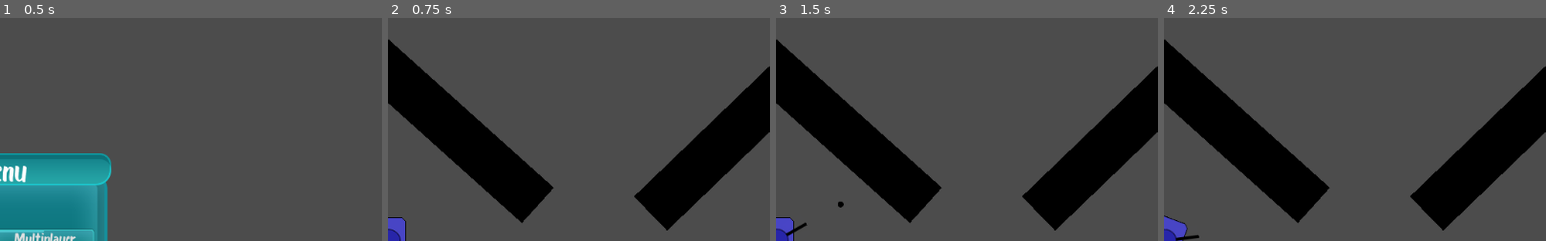
Above: before the commit, frames 1-4 (left to right).
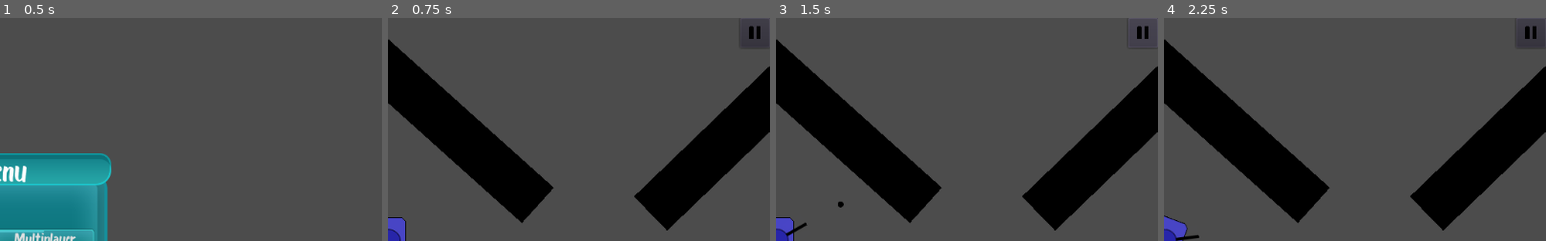
Above: after the commit, the same moments.

Repository: mm-102/godot_tanks
Game: Godot game, scene res://Main.tscn
Two runs of this game, one before a commit and one after it. Both use one fixed random seed, a clock stepped at 60 frames per second and the inputs below.
Inputs (mouse positions are % of the whole screen's width and height, from its top left):
- Up to frame 1 (0.5 s): no input
- Up to frame 2 (0.75 s): click "Single" at 0.5 s
- Up to frame 3 (1.5 s): click (98, 3) at 1.27 s
- Up to frame 4 (2.25 s): move the mouse to (72, 45) at 2.02 s; hold D (p_right) from 2.03 s (still down); tap 1 (p_bullet) at 2.1 s
The pictures show only the part of the screen within x 50-100%, y 0-50%; the shares and areas given below are measured in that part.

Frame 1 is identical in both runs. In frame 2, 0.2% of the frame differs, in the area x 92-100%, y 3-13%; in frame 3, 0.1%; in frame 4, 0.2%.

Commit message:
Add Pause Button

Diff:
--- a/Main.tscn
+++ b/Main.tscn
@@ -13,7 +13,3 @@
 visible = false
 
 [node name="GUI" parent="Player_Gui_Layer" instance=ExtResource( 3 )]
-anchor_top = 1.0
-anchor_bottom = 1.0
-margin_top = -40.0
-margin_bottom = 0.0
--- a/Player/Player_GUI/GUI.gd
+++ b/Player/Player_GUI/GUI.gd
@@ -6,14 +6,14 @@
 const base_color = "ffffff"
 
 onready var Numbers = {
-	Ammunition.TYPES.ROCKET : $"HBoxContainer/RocketCounter/Background/Number",
-	Ammunition.TYPES.FRAG_BOMB : $"HBoxContainer/FragBombCounter/Background/Number"
+	Ammunition.TYPES.ROCKET : $"Ammunition/RocketCounter/Background/Number",
+	Ammunition.TYPES.FRAG_BOMB : $"Ammunition/FragBombCounter/Background/Number"
 }
 
 onready var Backgrounds = {
-	Ammunition.TYPES.BULLET : $"HBoxContainer/BulletCounter/Background",
-	Ammunition.TYPES.ROCKET : $"HBoxContainer/RocketCounter/Background",
-	Ammunition.TYPES.FRAG_BOMB : $"HBoxContainer/FragBombCounter/Background"
+	Ammunition.TYPES.BULLET : $"Ammunition/BulletCounter/Background",
+	Ammunition.TYPES.ROCKET : $"Ammunition/RocketCounter/Background",
+	Ammunition.TYPES.FRAG_BOMB : $"Ammunition/FragBombCounter/Background"
 }
 
 
--- a/Player/Player_GUI/GUI.tscn
+++ b/Player/Player_GUI/GUI.tscn
@@ -1,20 +1,41 @@
-[gd_scene load_steps=5 format=2]
+[gd_scene load_steps=6 format=2]
 
 [ext_resource path="res://Player/Player_GUI/BulletCounter.tscn" type="PackedScene" id=1]
 [ext_resource path="res://Player/Player_GUI/RocketCounter.tscn" type="PackedScene" id=2]
 [ext_resource path="res://Player/Player_GUI/FragBombCounter.tscn" type="PackedScene" id=3]
 [ext_resource path="res://Player/Player_GUI/GUI.gd" type="Script" id=4]
+[ext_resource path="res://textures/PlayerGUI/pause.png" type="Texture" id=5]
 
 [node name="GUI" type="MarginContainer"]
 anchor_right = 1.0
-margin_bottom = 40.0
+anchor_bottom = 1.0
+focus_mode = 1
 script = ExtResource( 4 )
 
-[node name="HBoxContainer" type="HBoxContainer" parent="."]
+[node name="PauseButton" type="Button" parent="."]
+margin_left = 984.0
 margin_right = 1024.0
 margin_bottom = 40.0
+rect_min_size = Vector2( 40, 40 )
+focus_mode = 0
+size_flags_horizontal = 8
+size_flags_vertical = 0
+shortcut_in_tooltip = false
+enabled_focus_mode = 0
+icon = ExtResource( 5 )
+icon_align = 1
+expand_icon = true
 
-[node name="BulletCounter" parent="HBoxContainer" instance=ExtResource( 1 )]
+[node name="Ammunition" type="HBoxContainer" parent="."]
+margin_top = 560.0
+margin_right = 150.0
+margin_bottom = 600.0
+grow_vertical = 0
+rect_min_size = Vector2( 150, 40 )
+size_flags_horizontal = 0
+size_flags_vertical = 8
+
+[node name="BulletCounter" parent="Ammunition" instance=ExtResource( 1 )]
 anchor_left = 0.0
 anchor_top = 0.0
 anchor_right = 0.0
@@ -24,7 +45,7 @@
 margin_right = 40.0
 margin_bottom = 40.0
 
-[node name="RocketCounter" parent="HBoxContainer" instance=ExtResource( 2 )]
+[node name="RocketCounter" parent="Ammunition" instance=ExtResource( 2 )]
 anchor_left = 0.0
 anchor_top = 0.0
 anchor_right = 0.0
@@ -34,7 +55,7 @@
 margin_right = 84.0
 margin_bottom = 40.0
 
-[node name="FragBombCounter" parent="HBoxContainer" instance=ExtResource( 3 )]
+[node name="FragBombCounter" parent="Ammunition" instance=ExtResource( 3 )]
 anchor_left = 0.0
 anchor_top = 0.0
 anchor_right = 0.0
Binary file added: textures/PlayerGUI/pause.png
Not shown, added: textures/PlayerGUI/pause.png.import
